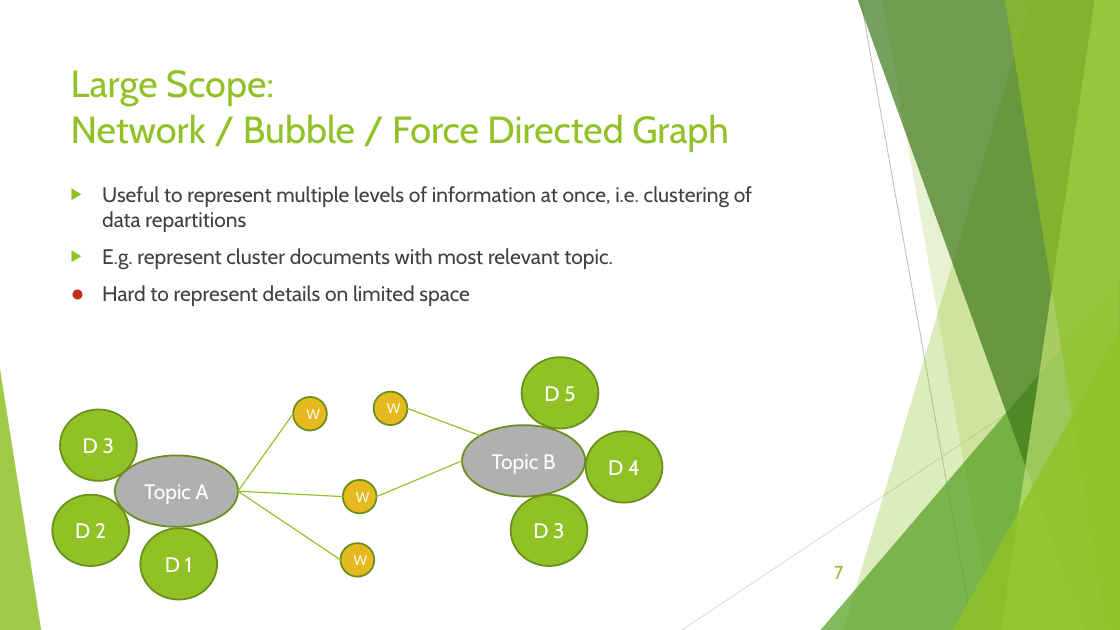
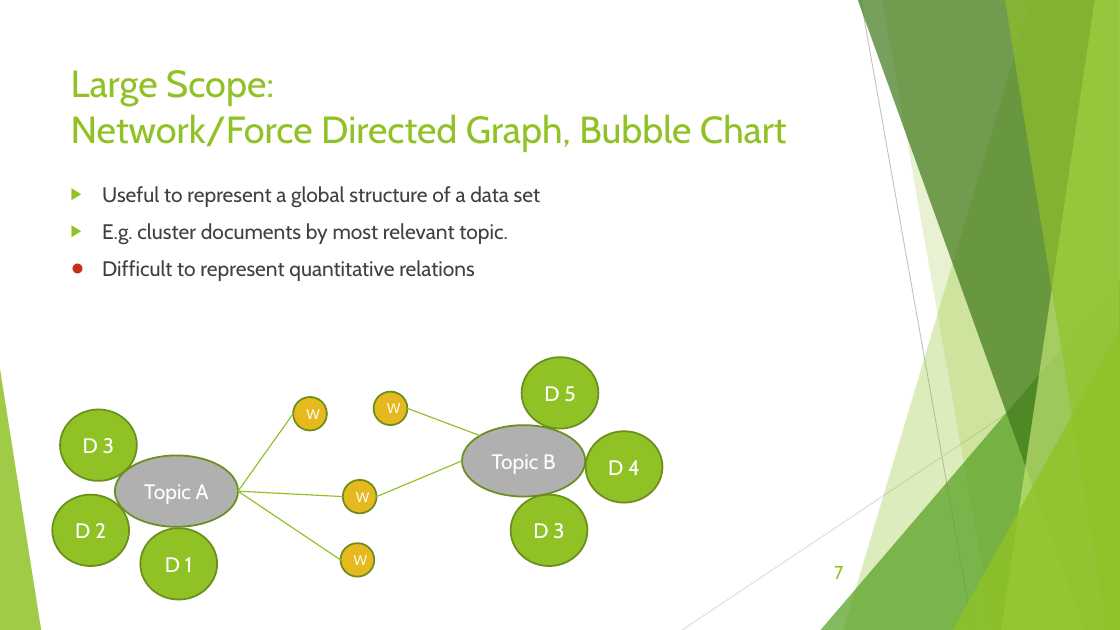
Before and after one commit to jeff2018/KnowledgeDiscoveryVisualization, a slide deck: slide 7 of Topic Model Visualization.pptx. Drawn at 1120x630 pixels with LibreOffice and Linux fonts; fonts in the diff are those of the drawing. Boxes give left, top, right and bottom in pixels: in the first picture for what was removed or moved away, otherwise in the second. Text is boxed around its words. In the diff, an @@ line names an element or a change of style, - is before the commit and + after.

```diff
--- a/Topic Model Visualization.pptx
+++ b/Topic Model Visualization.pptx
@@ title at (x1=71, y1=70, x2=787, y2=152): text changed @@
-Large Scope:
-Network / Bubble / Force Directed Graph
+Large Scope:
+Network/Force Directed Graph, Bubble Chart
@@ text at (x1=102, y1=186, x2=541, y2=281): text changed @@
-▶ Useful to represent multiple levels of information at once, i.e. clustering of data repartitions
-▶ E.g. represent cluster documents with most relevant topic.
-● Hard to represent details on limited space
+▶ Useful to represent a global structure of a data set
+▶ E.g. cluster documents by most relevant topic.
+● Difficult to represent quantitative relations
```
Also in this commit, not shown: 5 other slides changed, 1 slide added.
